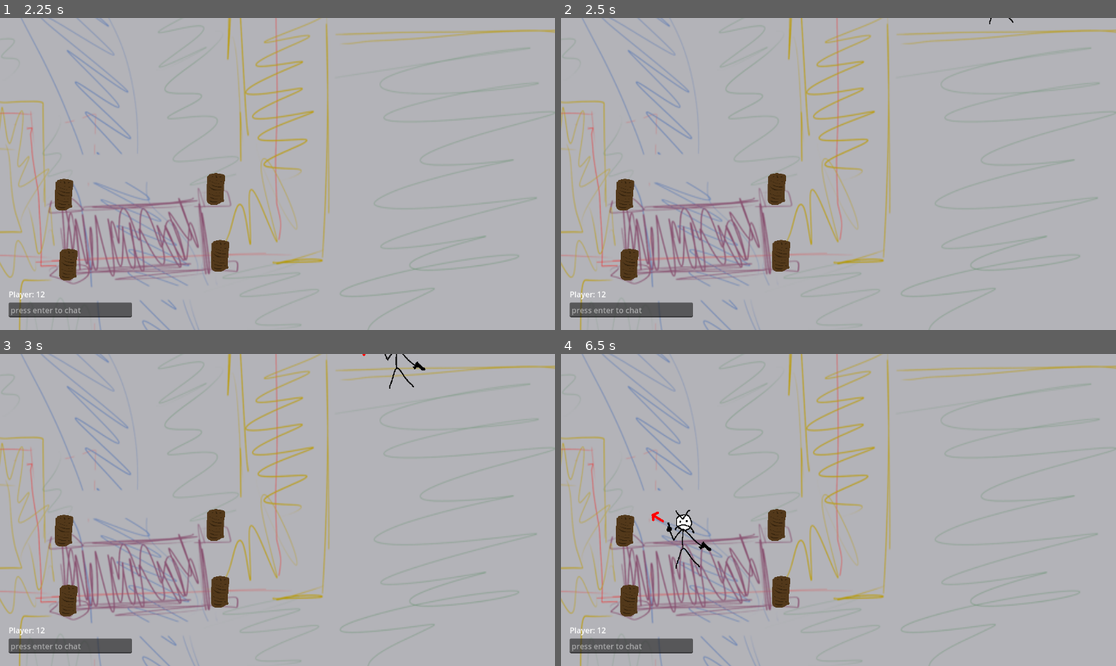
Above: before the commit, frames 1-4 (two rows, left to right).
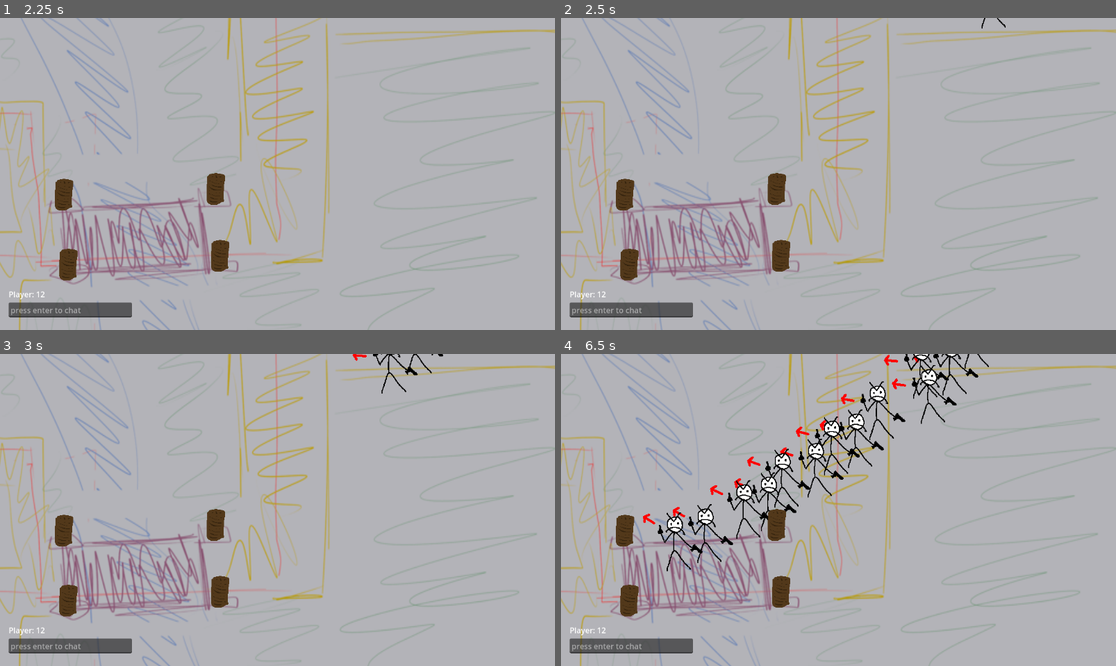
Above: after the commit, the same moments.

Repository: ndvrxd/cultism
Game: Godot game, scene res://scenes/levels/world.tscn
Same seed, same stepped clock (60 frames per second), same inputs: the game is played once before the commit and once after it. This scene is started directly instead of the project's main scene.
Inputs (mouse positions are in pixels of both pictures, inside the frame that each line leads up to):
- Up to frame 1 (2.25 s): click (72, 311) at 0.52 s; type "12" at 0.6 s; tap Enter (Chat) at 1.25 s; move the mouse to (399, 158) at 1.27 s; hold D (right) 1.28-2.03 s; click (399, 158) at 1.35 s; right-click (399, 158) at 1.55 s; tap Space at 2 s; move the mouse to (166, 189) at 2.02 s; hold S (down) from 2.03 s (still down); right-click (166, 189) at 2.1 s
- Up to frame 2 (2.5 s): keep holding S (down); tap R (SpecialAbility) at 2.3 s
- Up to frame 3 (3 s): move the mouse to (333, 441) at 2.77 s; release S (down) at 2.78 s; hold D (right) from 2.78 s (still down); tap R (SpecialAbility) at 2.85 s
- Up to frame 4 (6.5 s): click (894, 441) at 3.05 s; move the mouse to (810, 572) at 3.52 s; release D (right) at 3.53 s; hold W (up) 3.53-4.28 s; tap K (CameraTiltDown) at 3.6 s; right-click (810, 572) at 3.8 s; move the mouse to (1005, 556) at 4.27 s; hold A (left) 4.28-5.78 s; tap Mouse wheel down (CameraTiltDownImpulse) at 4.35 s; tap R (SpecialAbility) at 4.55 s; move the mouse to (672, 463) at 5.02 s; tap I (CameraTiltUp) at 5.1 s; click (672, 463) at 5.3 s; move the mouse to (866, 510) at 5.77 s; hold S (down) from 5.78 s (still down); tap Mouse wheel up (CameraTiltUpImpulse) at 5.85 s; right-click (866, 510) at 6.05 s

Frame 1 is identical in both runs. In frame 2, less than 0.1% of the frame differs, in the area x 75-82%, y 0-4%; in frame 3, 0.3%; in frame 4, 3.8%, in the area x 14-78%, y 0-70%.

Commit message:
lizer rework + error fixin
if error fixes are somehow fucked up beyond recovery rollback and ill redo lizer stuff

u should totally text lizer like, rn *smiles*

Diff:
--- a/cult-game-version-0.1/objects/characters/Lizer.tscn
+++ b/cult-game-version-0.1/objects/characters/Lizer.tscn
@@ -70,7 +70,7 @@
 offset = Vector2(-8, -64)
 
 [node name="shoulder" type="Node2D" parent="."]
-position = Vector2(0, -79)
+position = Vector2(0, -65)
 
 [node name="Sprite2D" type="Sprite2D" parent="shoulder"]
 modulate = Color(0.489618, 0.433017, 0.996861, 1)
--- a/cult-game-version-0.1/scripts/characters/lizer.gd
+++ b/cult-game-version-0.1/scripts/characters/lizer.gd
@@ -2,11 +2,11 @@
 
 var swordShape:CircleShape2D = CircleShape2D.new()
 @export var swordRange = 75
-@export var swordDamage = 50
+@export var swordDamage = 20
 
 var swingTimer = 0;
-@export var swingDelay = 0.35;
-@export var maxHits = 5;
+@export var swingDelay = 0.17;
+@export var maxHits = 7;
 
 # KNIFE THROW, CHANGE EVENTUALLY
 @export var gunRange = 3000
@@ -92,7 +92,7 @@
 		if team != ent.team:
 			ent.changeHealth.rpc(ent.health, -gunDamage, get_path())
 
-func onHit(pos:Vector2, normal:Vector2):
+func onHit(pos:Vector2, _normal:Vector2):
 	var temp = swordHitFx.instantiate()
 	temp.emitting = true
 	temp.global_position = pos
--- a/cult-game-version-0.1/scripts/generic/Entity.gd
+++ b/cult-game-version-0.1/scripts/generic/Entity.gd
@@ -94,7 +94,7 @@
 		healthBar.visible = false
 		healthBarTimer = 0
 
-func _physics_process(delta: float) -> void:
+func _physics_process(_delta: float) -> void:
 	moveIntent = moveIntent.normalized();
 	lookDirection = lookDirection.normalized();
 	# if a controller is attached that PROBABLY means our client has control over this bitch
@@ -121,23 +121,23 @@
 
 # networked callbacks for use by controller and items
 @rpc("any_peer", "call_local", "reliable")
-func primaryFire(target:Vector2) -> void:
-	pass
-
-@rpc("any_peer", "call_local", "reliable")
-func secondaryFire(target:Vector2) -> void:
-	pass
-
-@rpc("any_peer", "call_local", "reliable")
-func primaryFireReleased(target:Vector2) -> void:
-	pass
-
-@rpc("any_peer", "call_local", "reliable")
-func secondaryFireReleased(target:Vector2) -> void:
-	pass
-
-@rpc("any_peer", "call_local", "reliable")
-func activeAbility(target:Vector2) -> void:
+func primaryFire(_target:Vector2) -> void:
+	pass
+
+@rpc("any_peer", "call_local", "reliable")
+func secondaryFire(_target:Vector2) -> void:
+	pass
+
+@rpc("any_peer", "call_local", "reliable")
+func primaryFireReleased(_target:Vector2) -> void:
+	pass
+
+@rpc("any_peer", "call_local", "reliable")
+func secondaryFireReleased(_target:Vector2) -> void:
+	pass
+
+@rpc("any_peer", "call_local", "reliable")
+func activeAbility(_target:Vector2) -> void:
 	pass
 
 @rpc("any_peer", "call_local", "reliable")
--- a/cult-game-version-0.1/scripts/testEnemySpawner.gd
+++ b/cult-game-version-0.1/scripts/testEnemySpawner.gd
@@ -2,7 +2,7 @@
 
 const bodypath:String = "res://objects/characters/enemy.tscn"
 
-@export var spawnEvery:float = 5.0;
+@export var spawnEvery:float = 0.3;
 var spawnTimer:float = spawnEvery - 1;
 
 func _ready():
